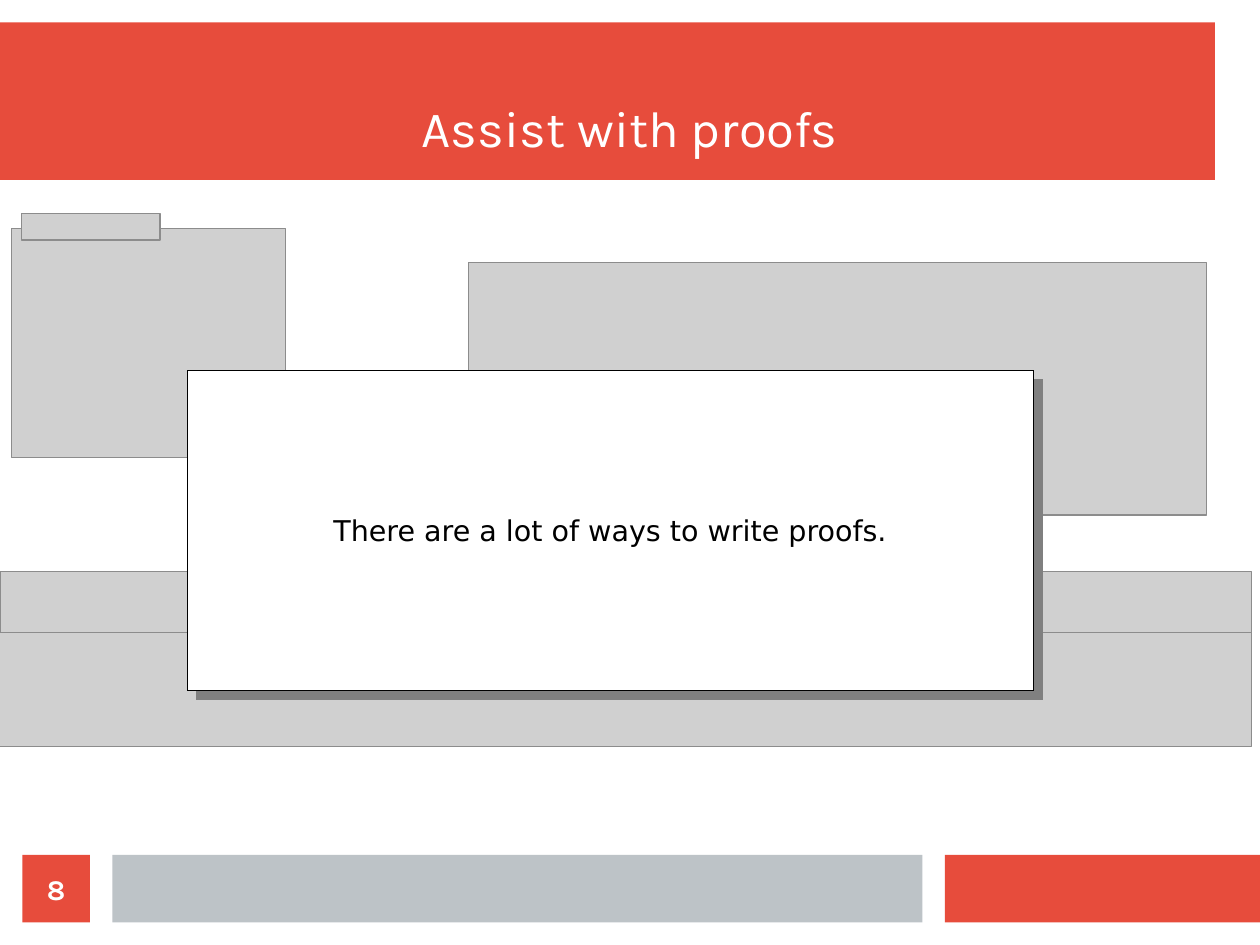
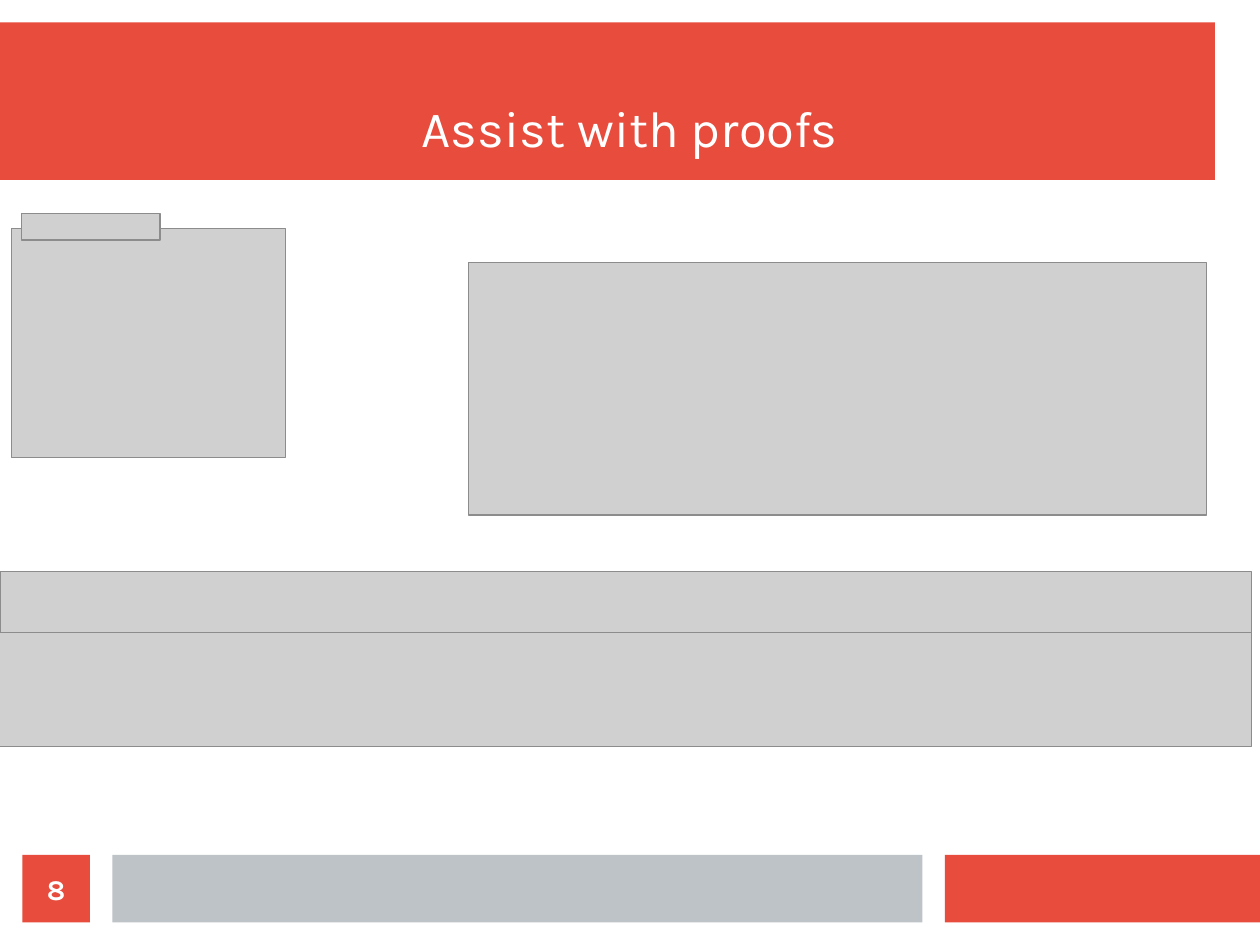
Before and after one commit to wilbowma/cur, a slide deck: slide 8 of hope-2016/slides.odp. Drawn at 1260x945 pixels with LibreOffice and Linux fonts; fonts in the diff are those of the drawing; grey boxes stand for pictures. Boxes give left, top, right and bottom in pixels: in the first picture for what was removed or moved away, otherwise in the second. Text is boxed around its words. In the diff, an @@ line names an element or a change of style, - is before the commit and + after.

```diff
--- a/hope-2016/slides.odp
+++ b/hope-2016/slides.odp
@@ rectangle removed at box(188, 370, 1034, 691) @@
-There are a lot of ways to write proofs.
```
Also in this commit, not shown: 6 other slides changed, 2 slides added.
